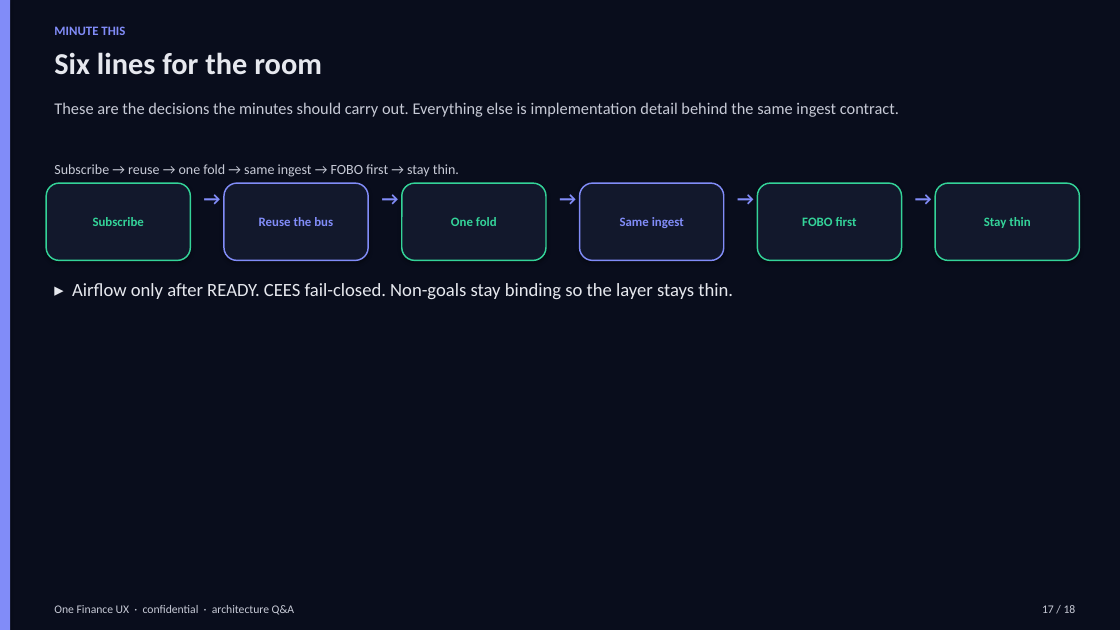
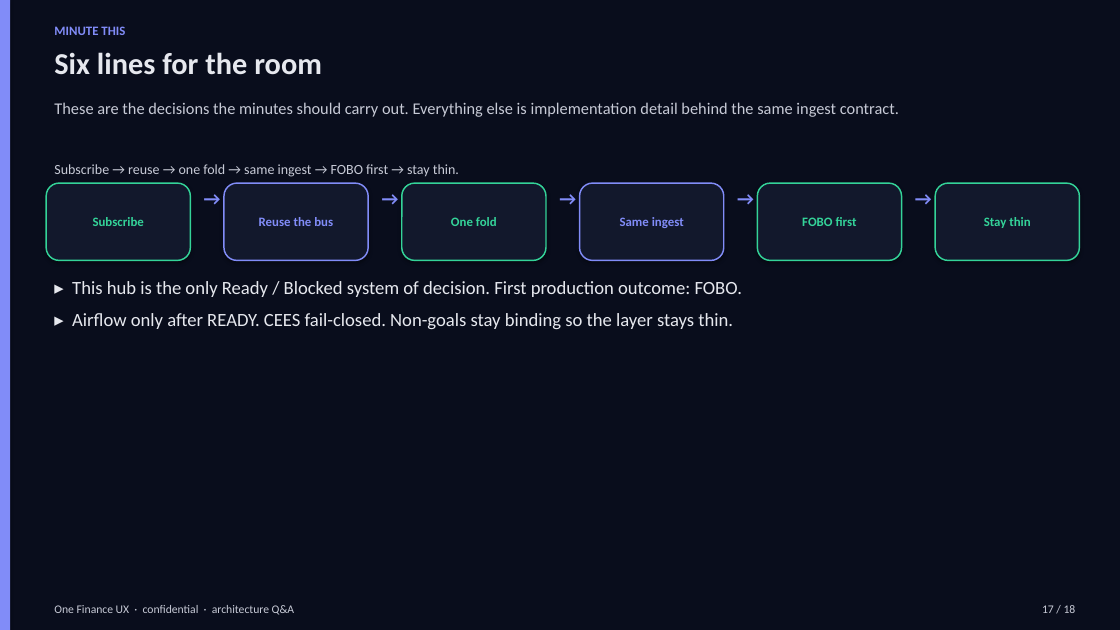
Before and after one commit to praveen2025work/onefinuxdemo, a slide deck: slide 17 of docs/design/arch-qa-deck.pptx. Drawn at 1120x630 pixels with LibreOffice and Linux fonts; fonts in the diff are those of the drawing. Boxes give left, top, right and bottom in pixels: in the first picture for what was removed or moved away, otherwise in the second. Text is boxed around its words. In the diff, an @@ line names an element or a change of style, - is before the commit and + after.

```diff
--- a/docs/design/arch-qa-deck.pptx
+++ b/docs/design/arch-qa-deck.pptx
@@ text at (x1=72, y1=281, x2=743, y2=297): paragraph added @@
+▸ This hub is the only Ready / Blocked system of decision. First production outcome: FOBO.
```
Also in this commit, not shown: 9 other slides changed, 2 other files.
